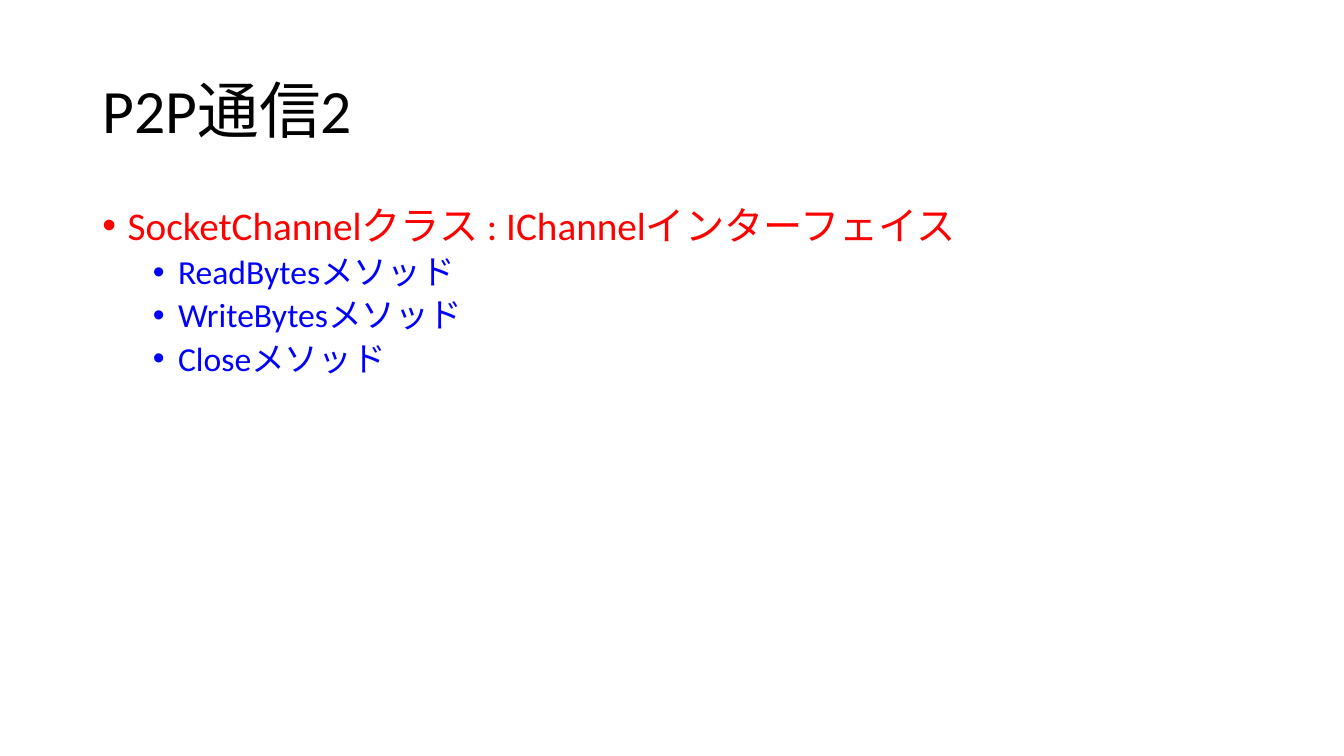
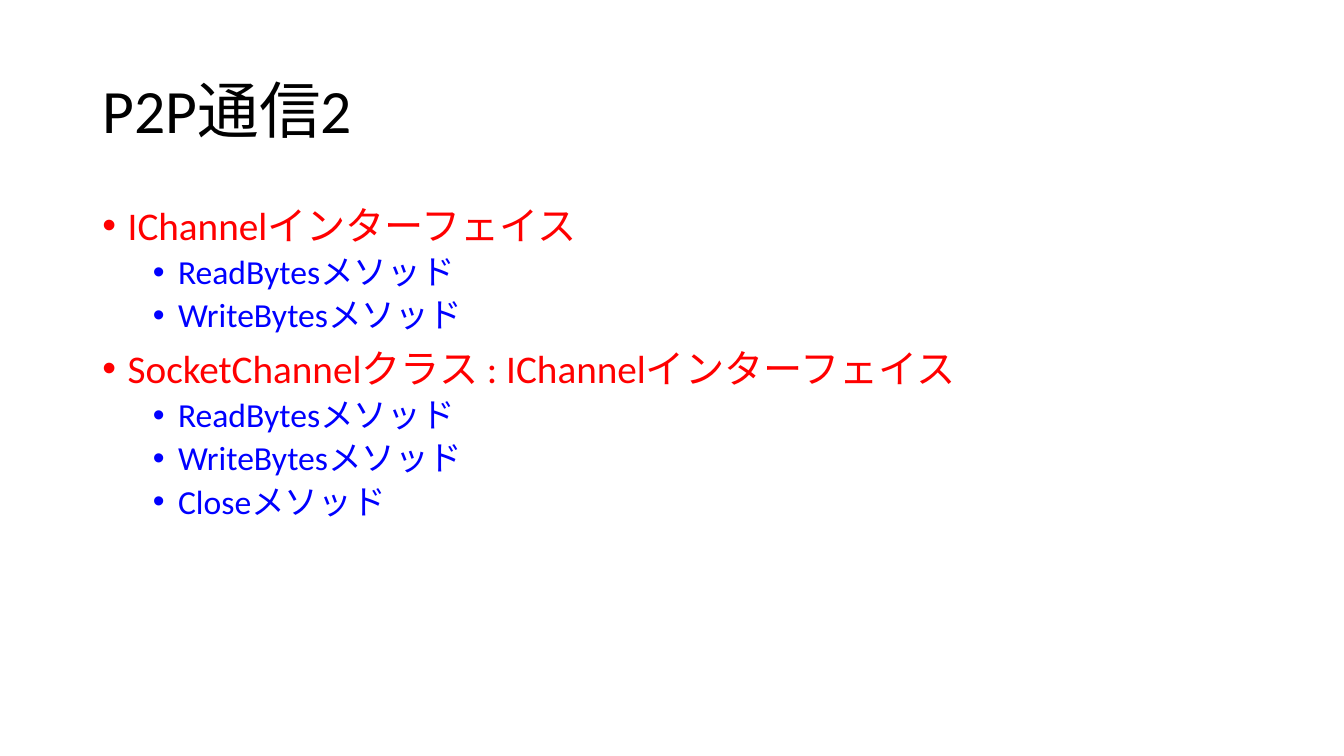
Before and after one commit to pizyumi/CREA, a slide deck: slide 13 of CREA2014/CREACOIN.pptx (slide 12 before the commit). Drawn at 1344x756 pixels with LibreOffice and Linux fonts; fonts in the diff are those of the drawing. Boxes give left, top, right and bottom in pixels: in the first picture for what was removed or moved away, otherwise in the second. Text is boxed around its words. In the diff, an @@ line names an element or a change of style, - is before the commit and + after.

Commit message:
[140916-001][0.0.1(1)(52)] 通信部分

```diff
--- a/CREA2014/CREACOIN.pptx
+++ b/CREA2014/CREACOIN.pptx
@@ text at <box>128,208,577,333</box>: paragraphs added @@
+• IChannelインターフェイス
+  • ReadBytesメソッド
+  • WriteBytesメソッド
```
Also in this commit, not shown: 4 other slides changed, 2 slides added, 4 other files.
